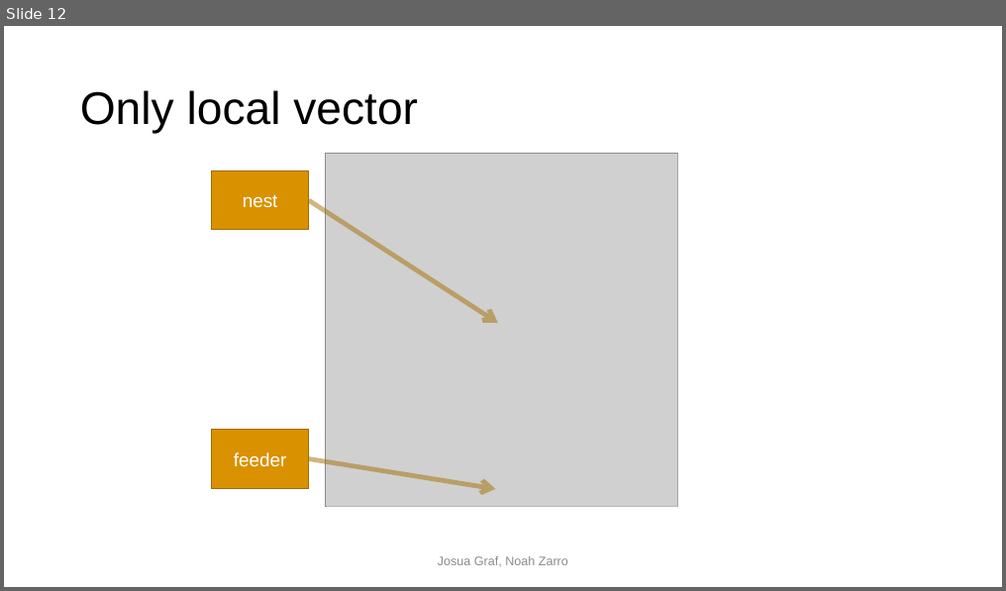
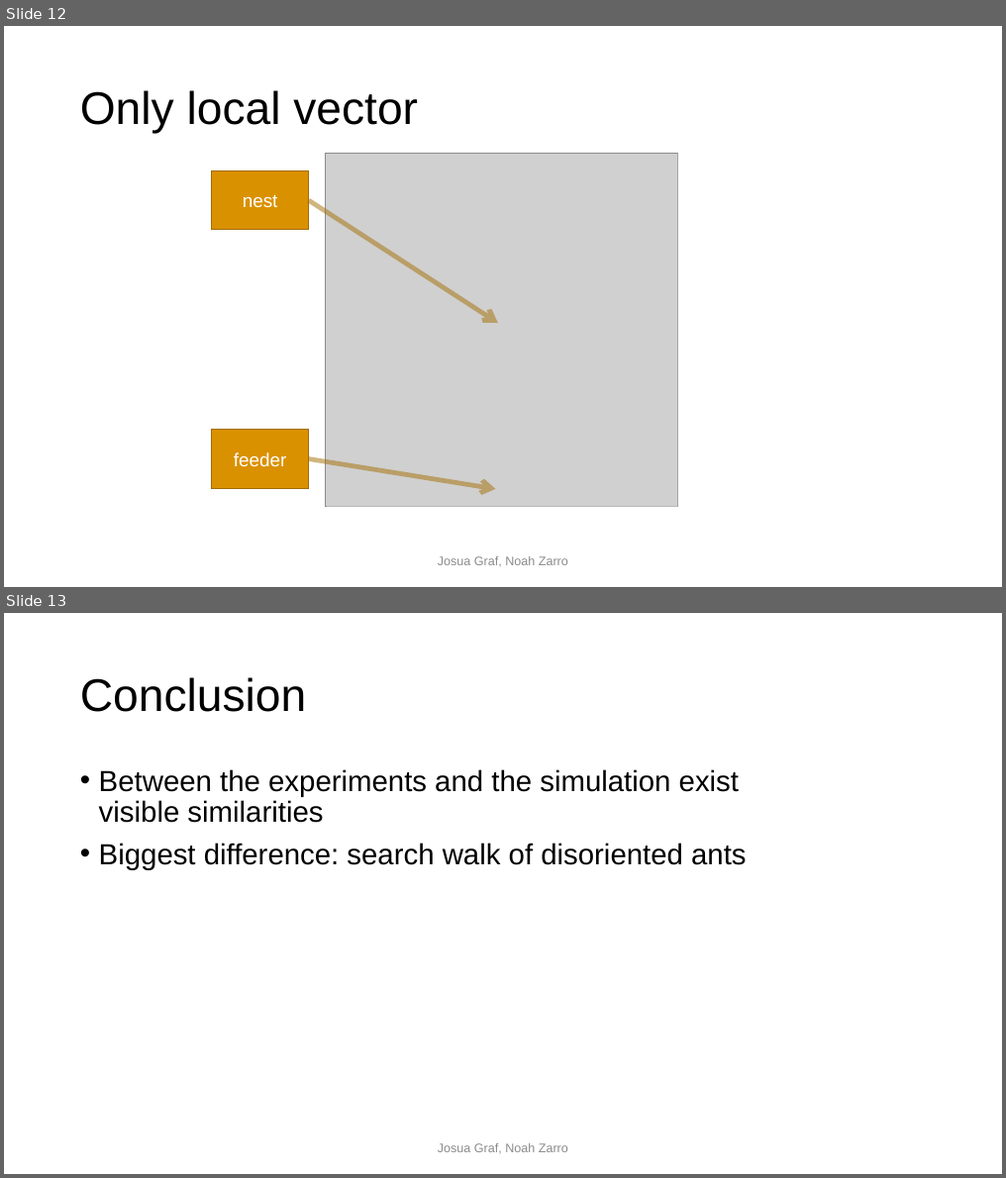
Before and after one commit to noahzarro/project_template, a slide deck: final_presentation/Back to home in desert.pptx. Shown one above the other, each under a label of ours: slide 12 before the commit, slides 12 and 13 after it. The pictures are 1006x591 and 1006x1178 pixels, drawn with LibreOffice and Linux fonts; fonts in the diff are those of the drawing; grey boxes stand for pictures; background and template pictures are left out. Boxes give left, top, right and bottom in pixels: in the first picture for what was removed or moved away, otherwise in the second. Text is boxed around its words. In the diff, an @@ line names an element or a change of style, - is before the commit and + after.

```diff
--- a/final_presentation/Back to home in desert.pptx
+++ b/final_presentation/Back to home in desert.pptx
@@ slide 13 added at box(4, 613, 1002, 1174), background #FFFFFF @@
@@ title added at box(80, 677, 306, 712), 44 pt, text #000000 @@
+Conclusion
@@ text added at box(99, 769, 746, 870), 28 pt, text #000000 @@
+• Between the experiments and the simulation exist visible similarities
+• Biggest difference: search walk of disoriented ants
@@ text added at box(438, 1144, 568, 1154), 12 pt, text #8C8C8C @@
+Josua Graf, Noah Zarro
```
Also in this commit, not shown: 1 slide changed, 1 other slide added, 1 other file.
